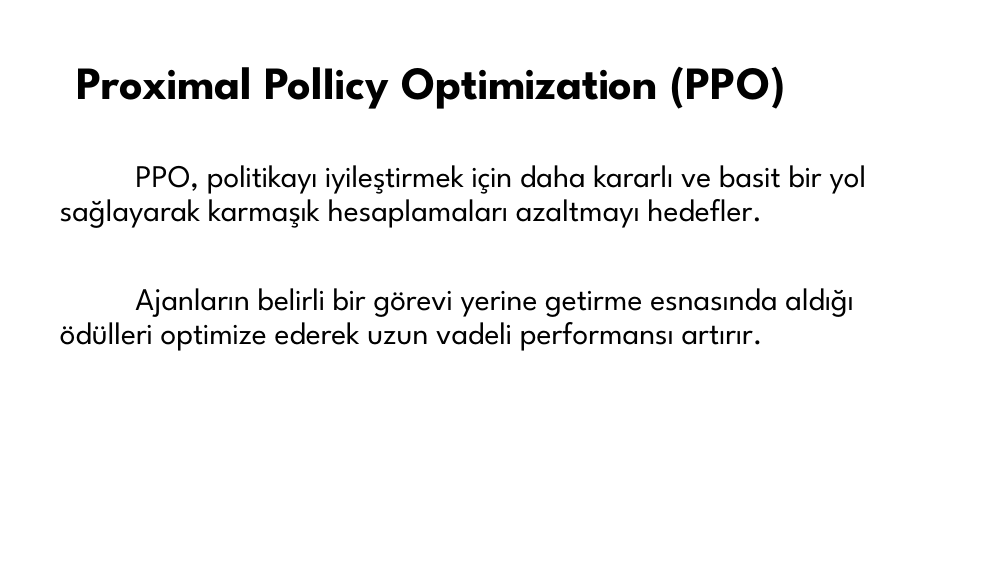
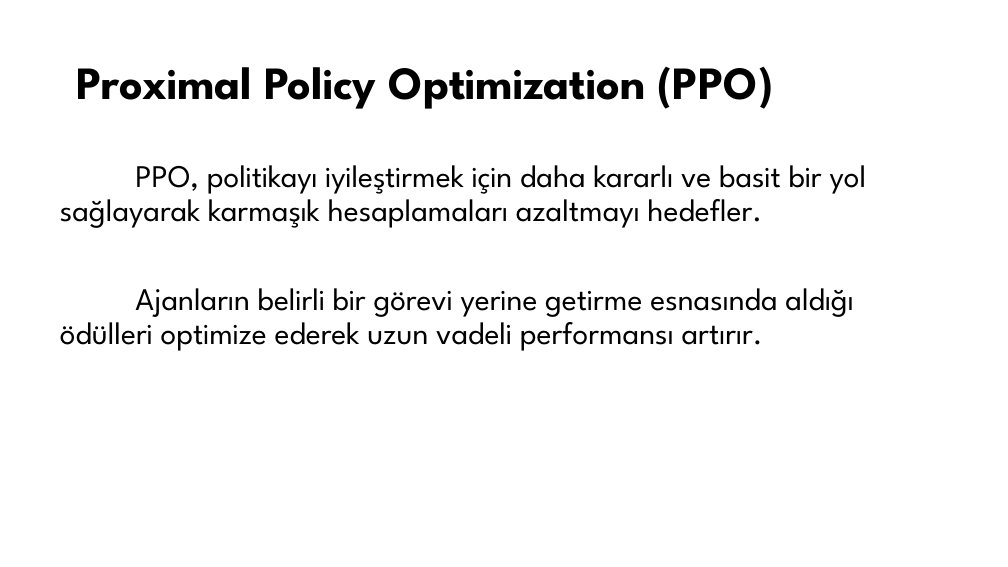
Before and after one commit to emrebasaranCE/robotik-proje, a slide deck: slide 3 of sunum.pptx. Drawn at 1008x567 pixels with LibreOffice and Linux fonts; fonts in the diff are those of the drawing. Boxes give left, top, right and bottom in pixels: in the first picture for what was removed or moved away, otherwise in the second. Text is boxed around its words. In the diff, an @@ line names an element or a change of style, - is before the commit and + after.

```diff
--- a/sunum.pptx
+++ b/sunum.pptx
@@ title at box(77, 66, 773, 109): text changed @@
-Proximal PolIicy Optimization (PPO)
+Proximal Policy Optimization (PPO)
```
Also in this commit, not shown: 1 other slide changed, 1 other file.
